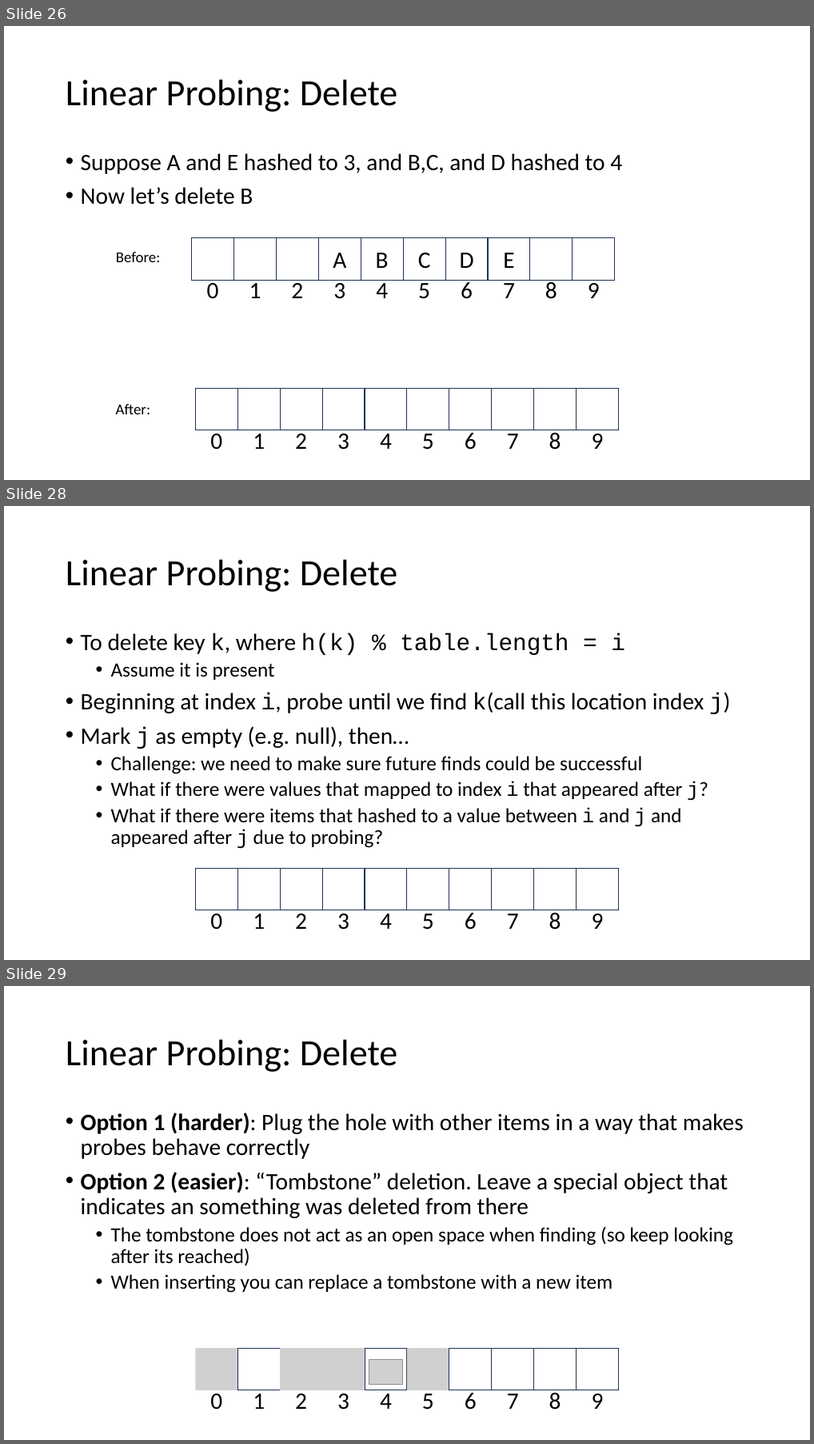
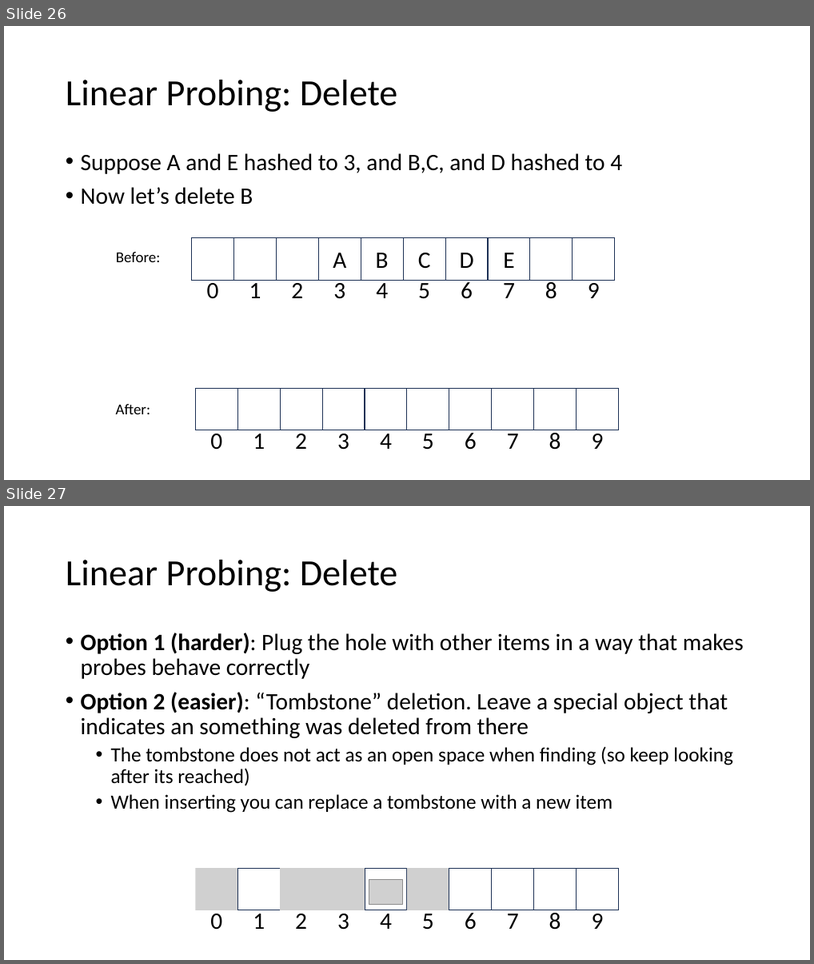
Before and after one commit to natebrunelle/cse332, a slide deck: markdown/files/slides/lecture11_hashtables2.pptx. Shown one above the other, each under a label of ours: slides 26, 28 and 29 before the commit, slides 26 and 27 after it; the slides between them are not shown. The pictures are 814x1444 and 814x964 pixels, drawn with LibreOffice and Linux fonts; fonts in the diff are those of the drawing; grey boxes stand for pictures. Boxes give left, top, right and bottom in pixels: in the first picture for what was removed or moved away, otherwise in the second. Text is boxed around its words. In the diff, an @@ line names an element or a change of style, - is before the commit and + after.

```diff
--- a/markdown/files/slides/lecture11_hashtables2.pptx
+++ b/markdown/files/slides/lecture11_hashtables2.pptx
@@ slide 28 removed at box(4, 506, 810, 960), background #FFFFFF @@
@@ title removed at box(66, 560, 398, 592) @@
-Linear Probing: Delete
@@ text removed at box(81, 633, 731, 848) @@
-• To delete key k, where h(k) % table.length = i
-  • Assume it is present
-• Beginning at index i, probe until we find k(call this location index j)
-• Mark j as empty (e.g. null), then…
-  • Challenge: we need to make sure future finds could be successful
-  • What if there were values that mapped to index i that appeared after j?
-  • What if there were items that hashed to a value between i and j and appeared after j due to probing?
@@ group removed at box(196, 868, 619, 929): 10 rectangles, 10 texts @@
-0
-1
-2
-3
-4
-5
-6
-7
-8
-9
@@ what was slide 29 is now slide 27 @@
```
Also in this commit, not shown: 1 other slide removed, 3 other files.
